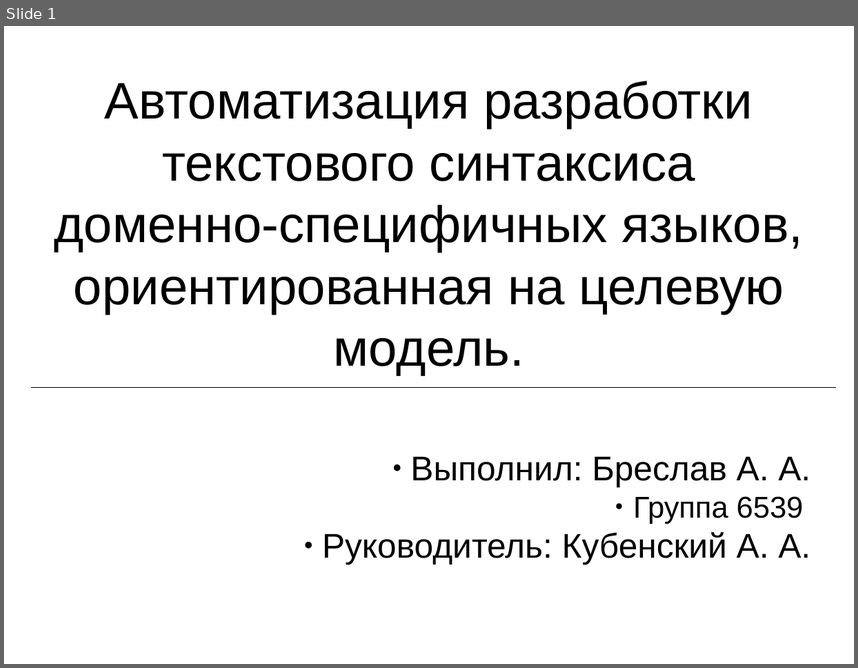
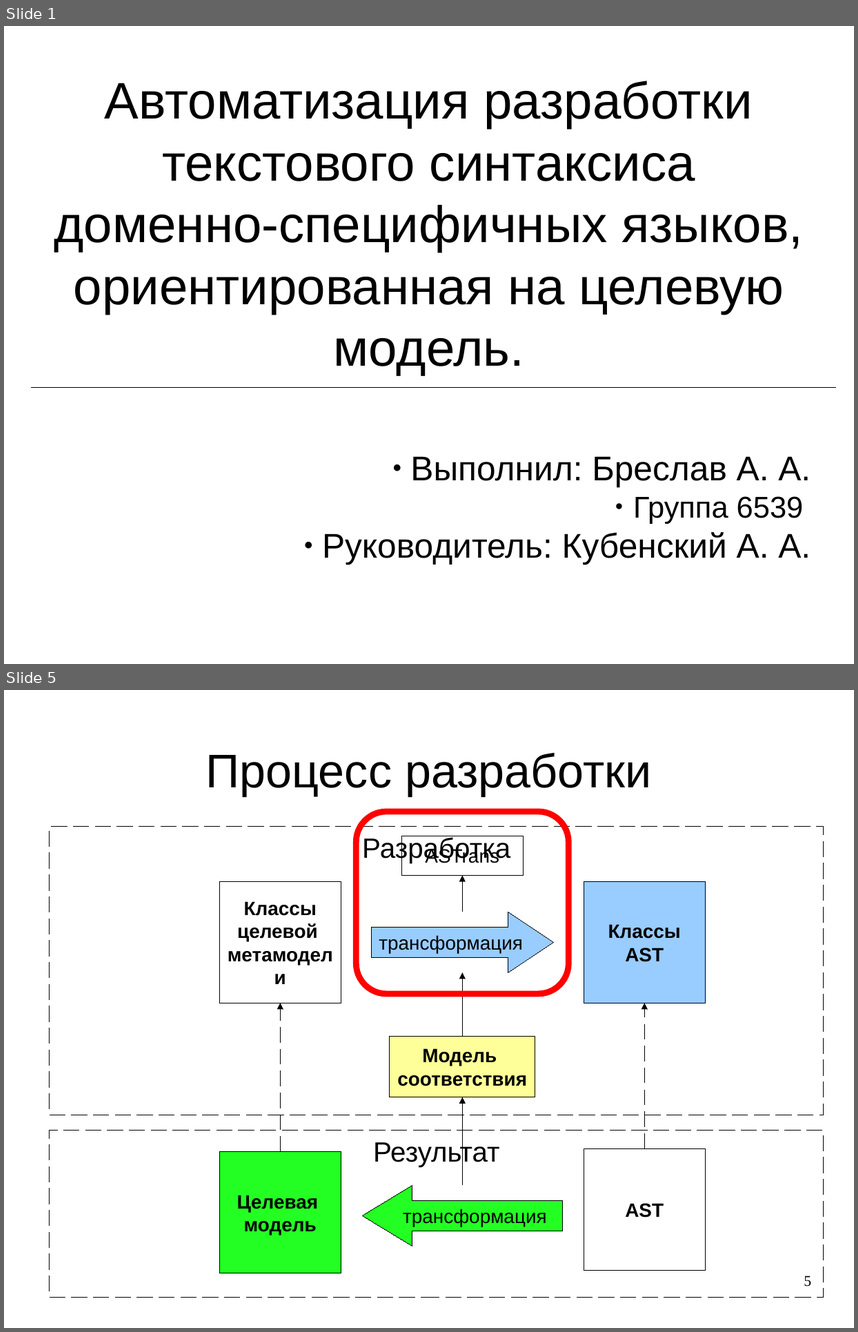
Before and after one commit to abreslav-from-google-code/abreslav, a slide deck: astrans/thesis.rus/Презентация.odp. Shown one above the other, each under a label of ours: slide 1 before the commit, slides 1 and 5 after it; the slides between them are not shown. The pictures are 858x668 and 858x1332 pixels, drawn with LibreOffice and Linux fonts; fonts in the diff are those of the drawing. Boxes give left, top, right and bottom in pixels: in the first picture for what was removed or moved away, otherwise in the second. Text is boxed around its words. In the diff, an @@ line names an element or a change of style, - is before the commit and + after.

```diff
--- a/astrans/thesis.rus/Презентация.odp
+++ b/astrans/thesis.rus/Презентация.odp
@@ slide 5 added at (4, 690, 854, 1328), background #FFFFFF @@
@@ title added at (206, 753, 651, 796), 44 pt, text #000000 @@
+Процесс разработки
@@ rounded rectangle added at (357, 811, 569, 993), outline #FF0000 5.67 pt @@
@@ rectangle added at (50, 827, 824, 1115), outline #000000 0 pt, 26 pt, text #000000 @@
+Разработка
@@ rectangle added at (402, 836, 523, 875), outline #000000 0 pt, 18 pt, text #000000 @@
+ASTrans
@@ elbow arrow added from (462, 911) to (463, 875), #000000 0 pt @@
@@ rectangle added at (220, 881, 341, 1003), outline #000000 0 pt, 18 pt, text #000000, bold @@
+Классы
+целевой
+метамодели
@@ rectangle added at (584, 881, 705, 1003), fill #99CCFF, outline #000000 0 pt, 18 pt, text #000000, bold @@
+Классы
+AST
@@ right arrow added at (371, 911, 553, 972), fill #99CCFF, outline #000000 0 pt, 18 pt, text #000000 @@
+трансформация
@@ elbow arrow added from (462, 1036) to (463, 972), #000000 0 pt @@
@@ elbow arrow added from (280, 1152) to (280, 1003), #000000 0 pt @@
@@ elbow arrow added from (645, 1149) to (645, 1003), #000000 0 pt @@
@@ rectangle added at (390, 1036, 535, 1097), fill #FFFF99, outline #000000 0 pt, 18 pt, text #000000, bold @@
+Модель
+соответствия
@@ elbow arrow added from (462, 1185) to (463, 1097), #000000 0 pt @@
@@ rectangle added at (50, 1130, 824, 1298), outline #000000 0 pt, 26 pt, text #000000 @@
+Результат
@@ rectangle added at (220, 1152, 341, 1272), fill #23FF23, outline #000000 0 pt, 18 pt, text #000000, bold @@
+Целевая
+модель
@@ rectangle added at (584, 1148, 705, 1270), outline #000000 0 pt, 18 pt, text #000000, bold @@
+AST
@@ left arrow added at (363, 1185, 564, 1246), fill #23FF23, outline #000000 0 pt, 18 pt, text #000000 @@
+трансформация
@@ page number added at (804, 1275, 811, 1286), 14 pt, text #000000 @@
+5
```
Also in this commit, not shown: 7 slides changed, 9 other slides added, 3 slides removed.
